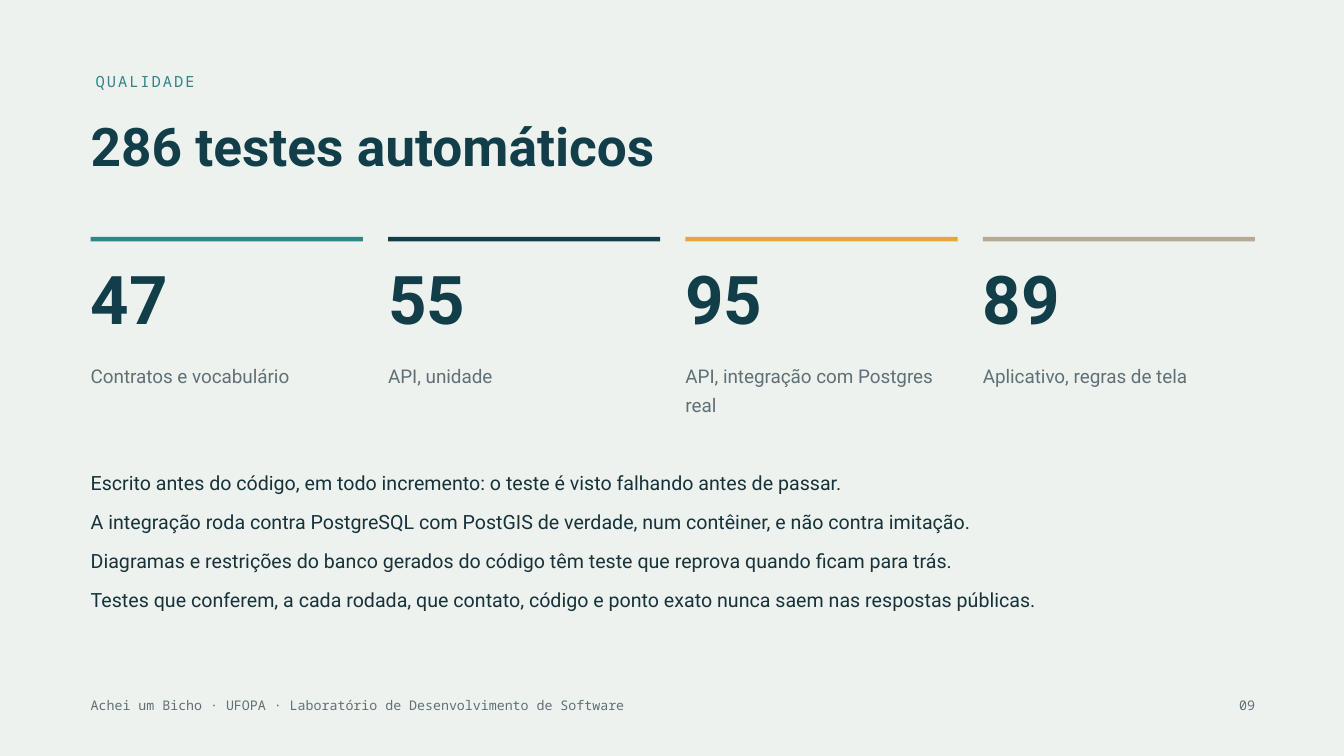
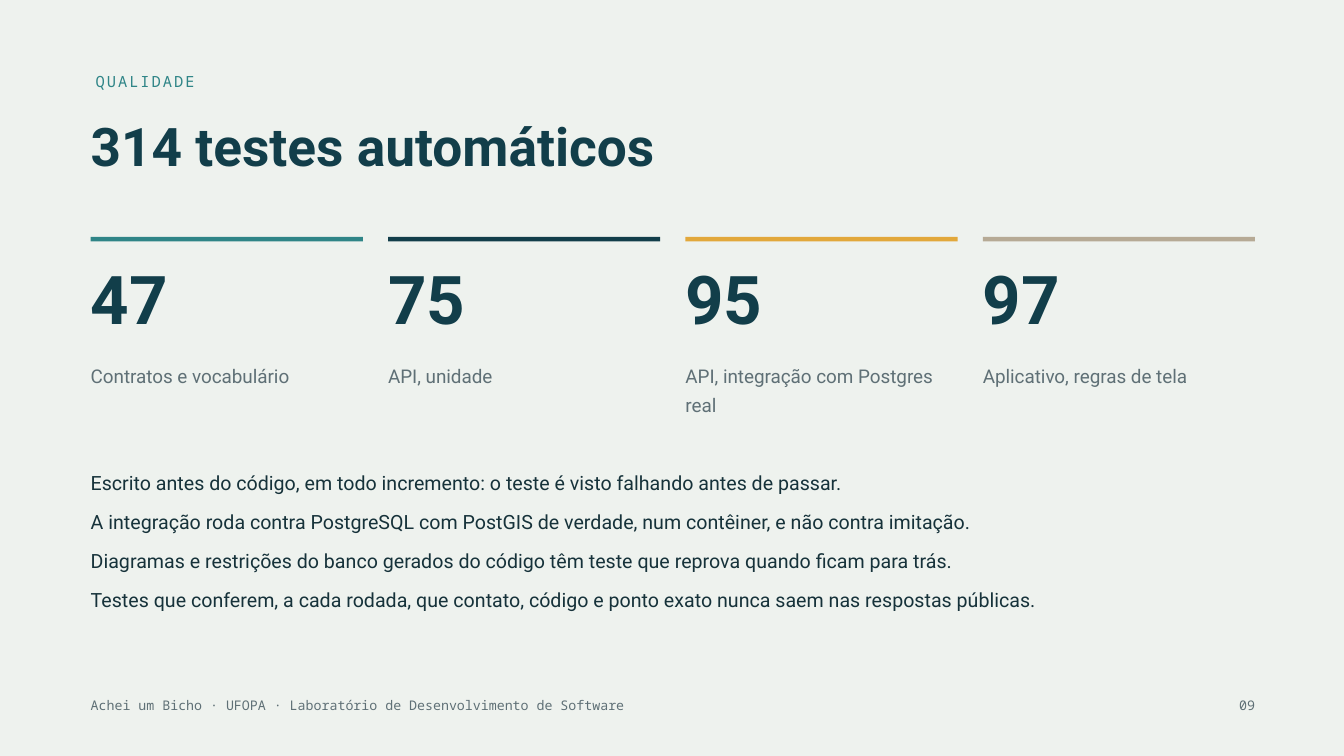
Before and after one commit to RNobre1/achei-um-bicho, a slide deck: slide 9 of Achei_um_Bicho_Alpha.pptx. Drawn at 1344x756 pixels with LibreOffice and Linux fonts; fonts in the diff are those of the drawing. Boxes give left, top, right and bottom in pixels: in the first picture for what was removed or moved away, otherwise in the second. Text is boxed around its words. In the diff, an @@ line names an element or a change of style, - is before the commit and + after.

Commit message:
docs(alpha): slides com prints do APK e da web, fotos da demonstração e 314 testes

```diff
--- a/Achei_um_Bicho_Alpha.pptx
+++ b/Achei_um_Bicho_Alpha.pptx
@@ text at box(91, 126, 654, 167): text changed @@
-286 testes automáticos
+314 testes automáticos
@@ text at box(388, 276, 465, 325): text changed @@
-55
+75
@@ text at box(983, 275, 1060, 325): text changed @@
-89
+97
```
Also in this commit, not shown: 10 other files.
